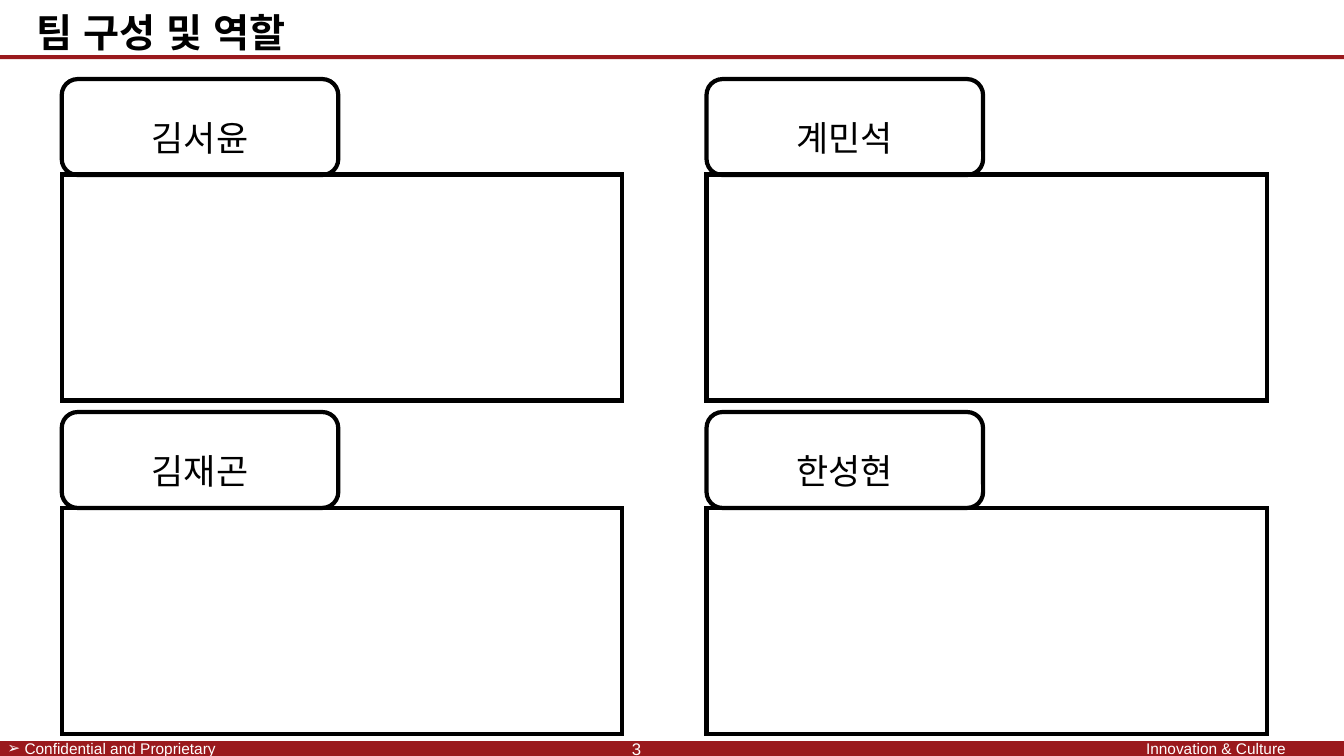
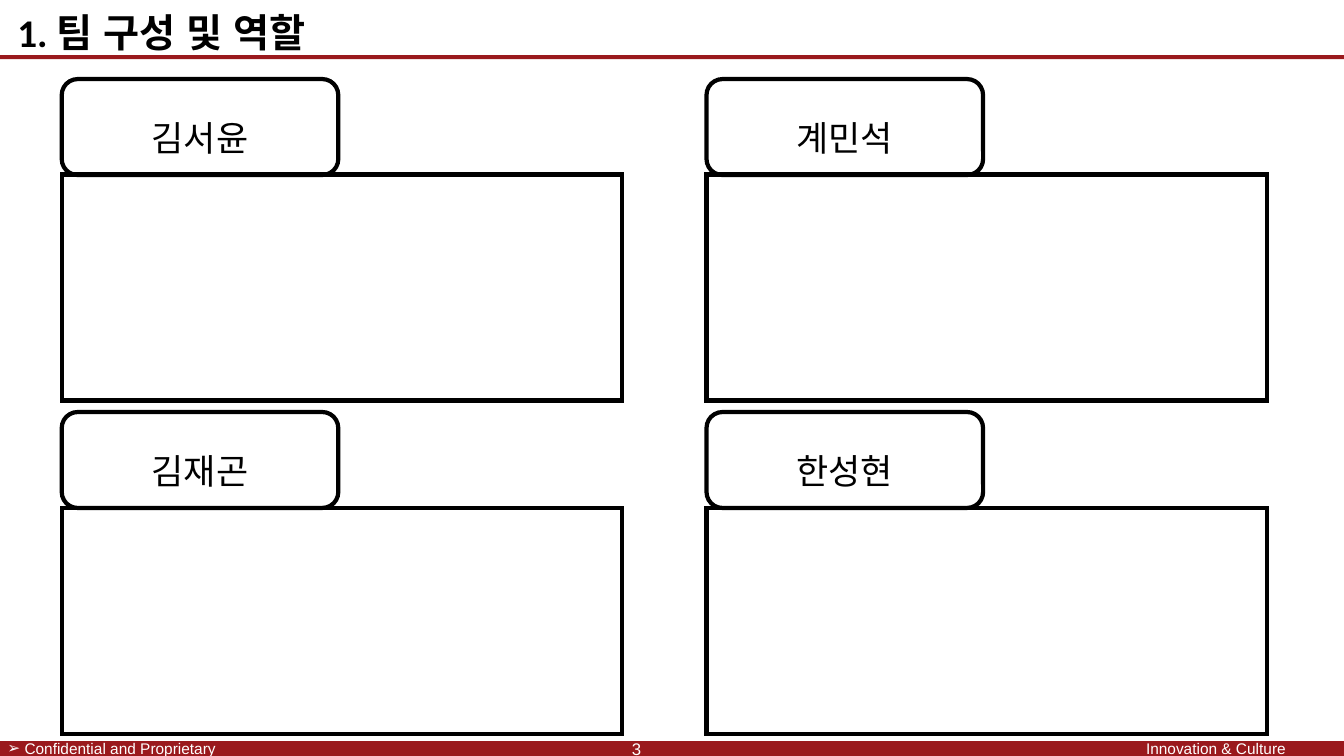
Before and after one commit to SaintSeong/JusungProject, a slide deck: slide 3 of A조 발표.pptx. Drawn at 1344x756 pixels with LibreOffice and Linux fonts; fonts in the diff are those of the drawing; background and template pictures are left out. Boxes give left, top, right and bottom in pixels: in the first picture for what was removed or moved away, otherwise in the second. Text is boxed around its words. In the diff, an @@ line names an element or a change of style, - is before the commit and + after.

```diff
--- a/A조 발표.pptx
+++ b/A조 발표.pptx
@@ text at (17, 14, 305, 58): text changed @@
-팀 구성 및 역할
+1. 팀 구성 및 역할
```
Also in this commit, not shown: 9 other slides changed.
